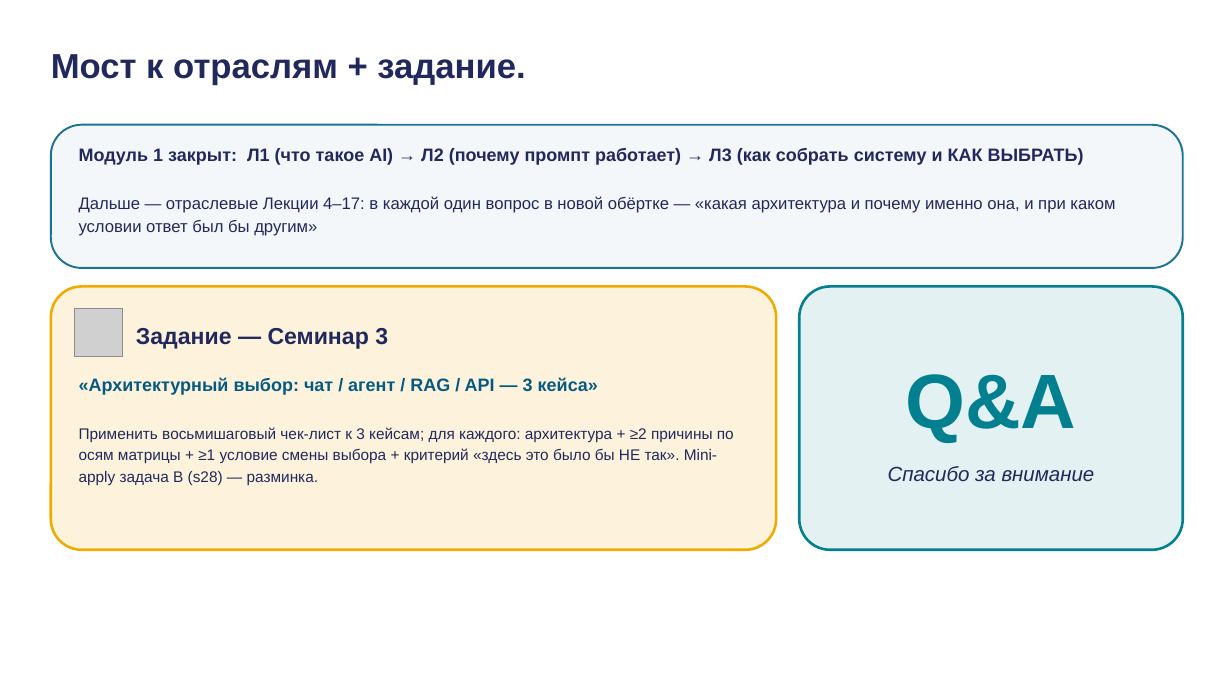
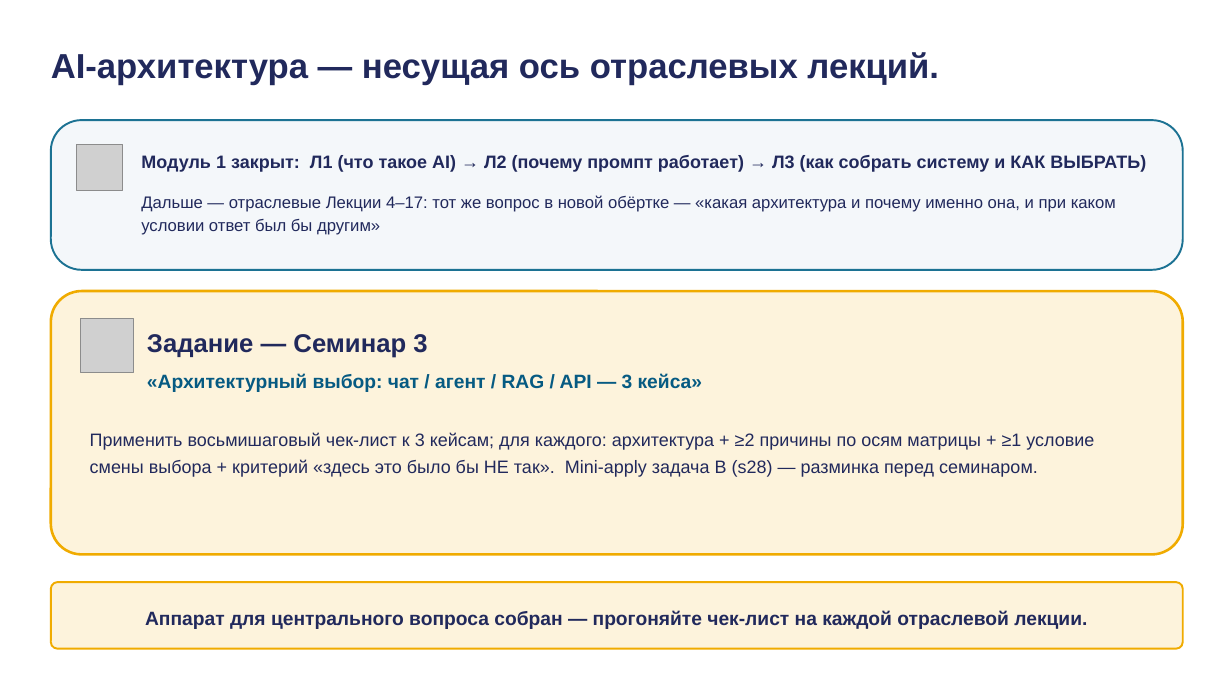
Before and after one commit to tellina-study/AI-usage-lessons, a slide deck: slide 35 of library/lectures/lec-03/rendered/lec-03.pptx (slide 30 before the commit). Drawn at 1232x693 pixels with LibreOffice and Linux fonts; fonts in the diff are those of the drawing; grey boxes stand for pictures. Boxes give left, top, right and bottom in pixels: in the first picture for what was removed or moved away, otherwise in the second. Text is boxed around its words. In the diff, an @@ line names an element or a change of style, - is before the commit and + after.

```diff
--- a/library/lectures/lec-03/rendered/lec-03.pptx
+++ b/library/lectures/lec-03/rendered/lec-03.pptx
@@ text at (51,52,939,85): text changed @@
-Мост к отраслям + задание.
+AI-архитектура — несущая ось отраслевых лекций.
@@ rounded rectangle: place and size @@
-rounded rectangle at (51,125,1183,268)
+rounded rectangle at (51,120,1183,270)
@@ rounded rectangle at (51,120,1183,270): proportions changed @@
@@ picture added at (77,144,123,190) @@
@@ text "Модуль 1 закрыт: Л1 (что ...": place and size @@
-text "Модуль 1 закрыт: Л1 (что ..." at (79,148,1084,165)
+text "Модуль 1 закрыт: Л1 (что ..." at (141,155,1146,172)
@@ text "Модуль 1 закрыт: Л1 (что ..." at (141,155,1146,172): vertical alignment top to middle @@
@@ text at (141,195,1116,235): text changed @@
-Дальше — отраслевые Лекции 4–17: в каждой один вопрос в новой обёртке — «какая архитектура и почему именно она, и при каком условии ответ был бы другим»
+Дальше — отраслевые Лекции 4–17: тот же вопрос в новой обёртке — «какая архитектура и почему именно она, и при каком условии ответ был бы другим»
@@ rounded rectangle: place and size @@
-rounded rectangle at (51,287,776,550)
+rounded rectangle at (51,291,1183,555)
@@ rounded rectangle removed at (799,287,1183,550) @@
@@ picture: place and size @@
-picture at (75,309,123,357)
+picture at (80,319,134,372)
@@ text "Задание — Семинар 3": place and size @@
-text "Задание — Семинар 3" at (136,328,388,349)
+text "Задание — Семинар 3" at (147,334,427,358)
@@ text "Задание — Семинар 3" at (147,334,427,358): size 18 to 20 pt @@
@@ text "«Архитектурный выбор: чат / агент ...": place and size @@
-text "«Архитектурный выбор: чат / агент ..." at (79,377,598,395)
+text "«Архитектурный выбор: чат / агент ..." at (147,373,702,392)
@@ text "«Архитектурный выбор: чат / агент ..." at (147,373,702,392): size 14 to 15 pt @@
@@ text removed at (905,374,1076,442) @@
-Q&A
@@ text at (90,432,1094,477): text changed; size 12 to 14 pt @@
-Применить восьмишаговый чек-лист к 3 кейсам; для каждого: архитектура + ≥2 причины по осям матрицы + ≥1 условие смены выбора + критерий «здесь это было бы НЕ так». Mini-apply задача B (s28) — разминка.
+Применить восьмишаговый чек-лист к 3 кейсам; для каждого: архитектура + ≥2 причины по осям матрицы + ≥1 условие смены выбора + критерий «здесь это было бы НЕ так». Mini-apply задача B (s28) — разминка перед семинаром.
@@ text removed at (888,466,1095,481) @@
-Спасибо за внимание
@@ rounded rectangle added at (51,582,1183,649), fill #FDF3DC, outline #F0AB00 1.5 pt @@
@@ text added at (145,610,1087,629), 15 pt, text #21295C, bold @@
+Аппарат для центрального вопроса собран — прогоняйте чек-лист на каждой отраслевой лекции.
```
Also in this commit, not shown: 6 slides added, 30 other files.
